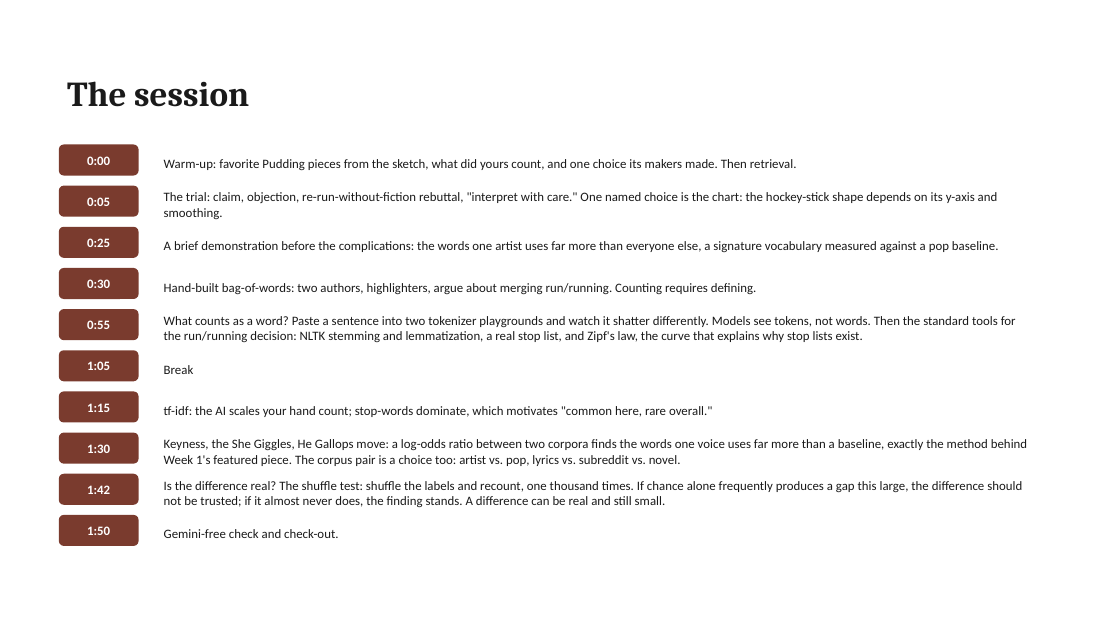
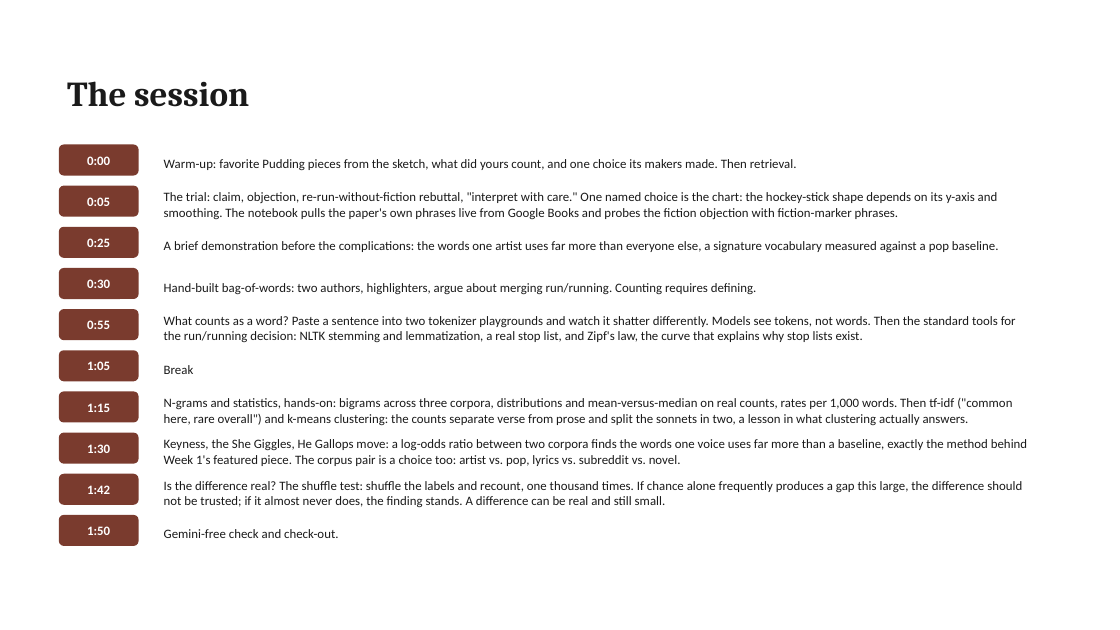
Before and after one commit to lucianli123/culture-as-data-2026, a slide deck: slide 13 of slides/pptx/week-02.pptx (slide 9 before the commit). Drawn at 1120x630 pixels with LibreOffice and Linux fonts; fonts in the diff are those of the drawing. Boxes give left, top, right and bottom in pixels: in the first picture for what was removed or moved away, otherwise in the second. Text is boxed around its words. In the diff, an @@ line names an element or a change of style, - is before the commit and + after.

Commit message:
Week 2 draft: live Bollen trial via Ngram Viewer, basic statistics of counts, corpus n-grams, k-means clustering (raw vs tf-idf), flaws of counting; four new slides

```diff
--- a/slides/pptx/week-02.pptx
+++ b/slides/pptx/week-02.pptx
@@ text at [164,192,998,219]: text changed @@
-The trial: claim, objection, re-run-without-fiction rebuttal, "interpret with care." One named choice is the chart: the hockey-stick shape depends on its y-axis and smoothing.
+The trial: claim, objection, re-run-without-fiction rebuttal, "interpret with care." One named choice is the chart: the hockey-stick shape depends on its y-axis and smoothing. The notebook pulls the paper's own phrases live from Google Books and probes the fiction objection with fiction-marker phrases.
@@ text at [164,398,1012,425]: text changed @@
-tf-idf: the AI scales your hand count; stop-words dominate, which motivates "common here, rare overall."
+N-grams and statistics, hands-on: bigrams across three corpora, distributions and mean-versus-median on real counts, rates per 1,000 words. Then tf-idf ("common here, rare overall") and k-means clustering: the counts separate verse from prose and split the sonnets in two, a lesson in what clustering actually answers.
```
Also in this commit, not shown: 3 other slides changed, 4 slides added, 14 other files.
